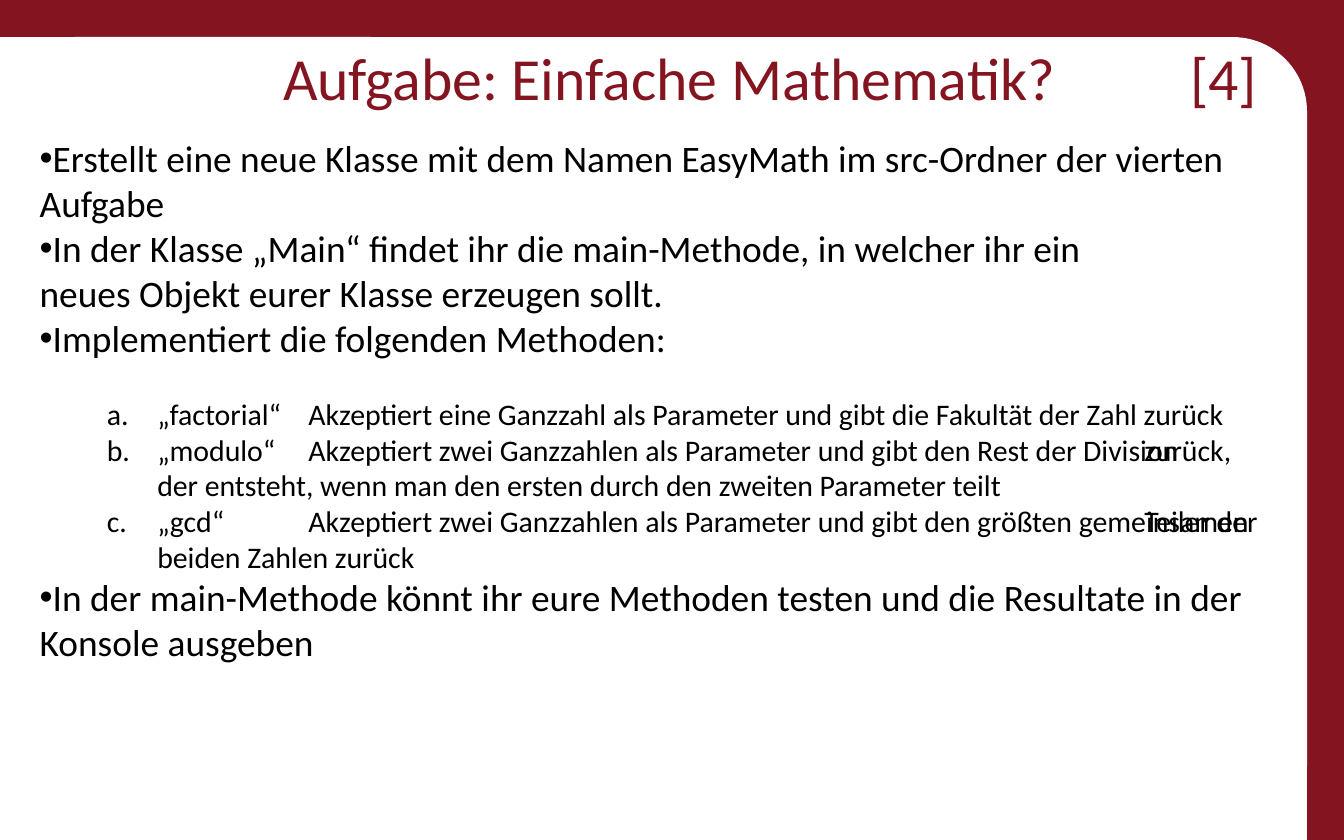
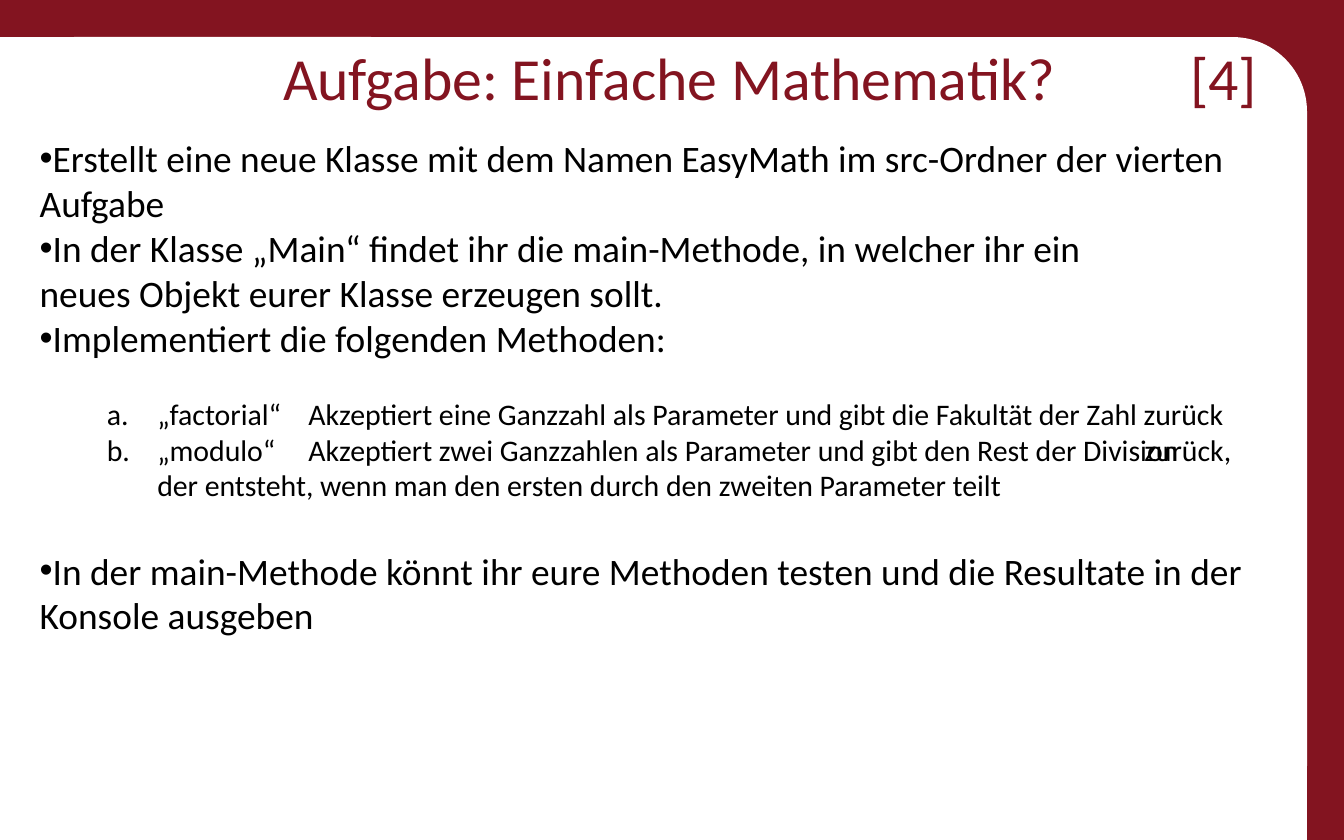
Before and after one commit to Roboscope/java-with-nao, a slide deck: slide 41 of Präsentationen/Anfänger - Java mit NAO.pptx (slide 40 before the commit). Drawn at 1344x840 pixels with LibreOffice and Linux fonts; fonts in the diff are those of the drawing; background and template pictures are left out. Boxes give left, top, right and bottom in pixels: in the first picture for what was removed or moved away, otherwise in the second. Text is boxed around its words. In the diff, an @@ line names an element or a change of style, - is before the commit and + after.

```diff
--- a/Präsentationen/Anfänger - Java mit NAO.pptx
+++ b/Präsentationen/Anfänger - Java mit NAO.pptx
@@ text at <box>157,510,1258,569</box>: paragraph removed @@
-  c. „gcd“ Akzeptiert zwei Ganzzahlen als Parameter und gibt den größten gemeinsamen Teiler der beiden Zahlen zurück
```
Also in this commit, not shown: 9 other slides changed, 1 slide added, 7 other files.
